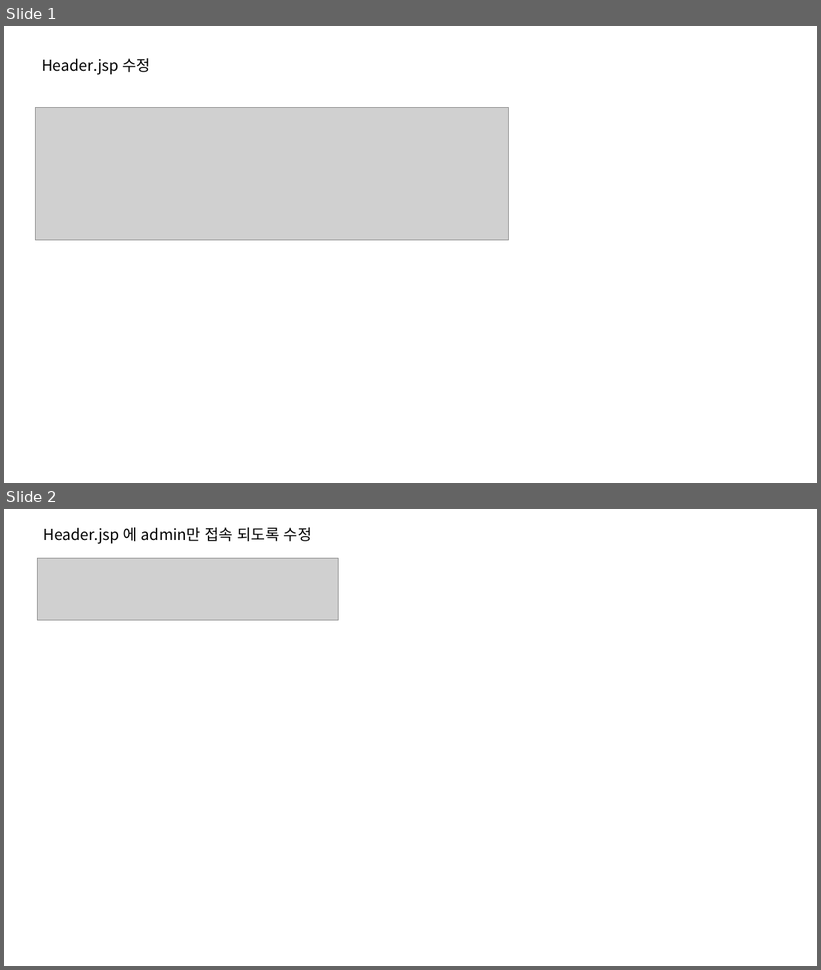
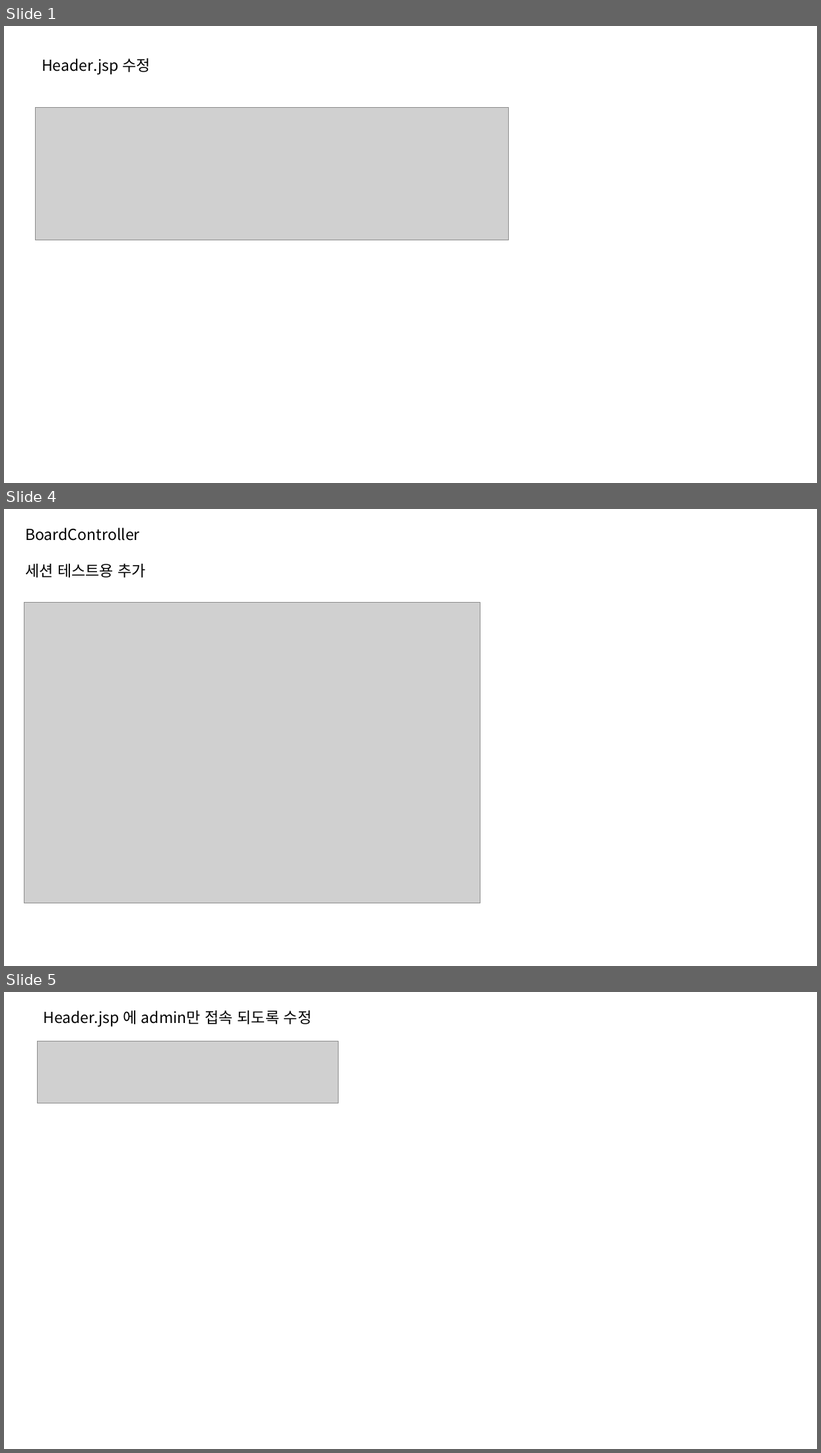
Before and after one commit to seongjinmoon/homepage2026, a slide deck: homepage2026/Document/2학기/1주차/1~3주차 수업자료.pptx. Shown one above the other, each under a label of ours: slides 1 and 2 before the commit, slides 1, 4 and 5 after it; the slides between them are not shown. The pictures are 821x970 and 821x1453 pixels, drawn with LibreOffice and Linux fonts; fonts in the diff are those of the drawing; grey boxes stand for pictures. Boxes give left, top, right and bottom in pixels: in the first picture for what was removed or moved away, otherwise in the second. Text is boxed around its words. In the diff, an @@ line names an element or a change of style, - is before the commit and + after.

```diff
--- a/homepage2026/Document/2학기/1주차/1~3주차 수업자료.pptx
+++ b/homepage2026/Document/2학기/1주차/1~3주차 수업자료.pptx
@@ slide 4 added at (x1=4, y1=509, x2=817, y2=966), background #FFFFFF @@
@@ text added at (x1=25, y1=527, x2=146, y2=578), 18 pt, text #000000 @@
+BoardController
+세션 테스트용 추가
@@ picture added at (x1=24, y1=602, x2=481, y2=904) @@
@@ what was slide 2 is now slide 5 @@
```
Also in this commit, not shown: 2 slides changed, 3 other slides added, 1 slide removed, 10 other files.
